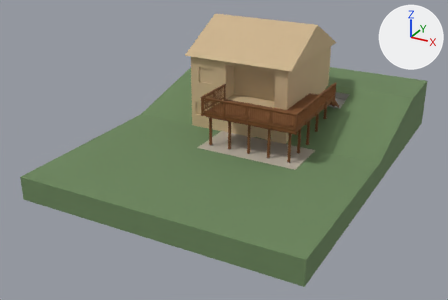
The glTF model bow-street-deck/deck.glb, before and after one commit.
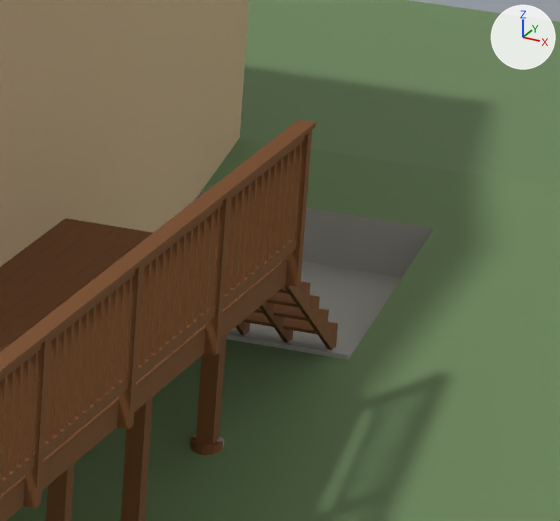
Each version is shown whole from a camera (50 mm lens) standing at (19.46, -35.6, 16.4) and looking at (0.96, -1.98, -0.41), then close up on the part from 67% to 81% of the width and 23% to 42% of the height. Lighting does not change. The marker at upper right points along +X, +Y and +Z. The last two pictures show the newer version. Vertices at exactly the same position are counted once.

The scene before the commit, as lines of its bpy script (objects in view):
```python
me_mesh_0 = bpy.data.meshes.new('Mesh_0')
me_mesh_0.from_pydata(...)  # 2989 vertices, 4762 faces, 4597 loose edges; spans x -7.3..11.0, y -12.2..12.5, z -1.5..7.3
# faces by material slot: [47, 651, 864, 151, 3049]
me_mesh_0.materials.append(mat_yard)  # green #6b865c
me_mesh_0.materials.append(mat_concrete)  # grey #9f9f9a
me_mesh_0.materials.append(mat_patio)  # grey #b9af9f
me_mesh_0.materials.append(mat_house)  # beige #cdb48d
me_mesh_0.materials.append(mat_lumber)  # brown #794b24
ob_bow_street_deck = bpy.data.objects.new('Bow Street deck', me_mesh_0)
ob_bow_street_deck.location = (0.0, 0.0, 0.0)
```
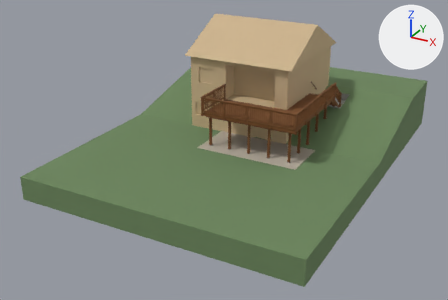
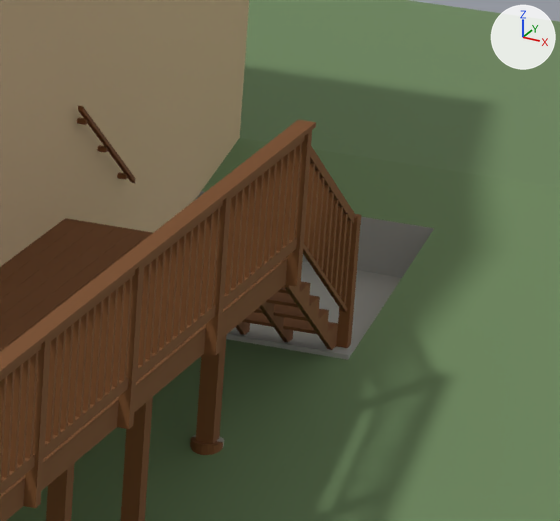
Boxes (x1, y1, x2, y2) around the edits, measured in the close-ups (560 x 521 px):
part 1 of me_mesh_0, added (brown)
    after: (336, 213, 348, 298)
part 2 of me_mesh_0, added (brown)
    after: (304, 163, 315, 249)
part 3 of me_mesh_0, added (brown)
    after: (313, 177, 325, 263)
part 4 of me_mesh_0, added (brown)
    after: (322, 192, 334, 278)
part 5 of me_mesh_0, added (brown)
    after: (331, 206, 343, 291)
part 6 of me_mesh_0, added (brown)
    after: (341, 220, 352, 304)
part 7 of me_mesh_0, added (brown)
    after: (308, 170, 320, 256)
part 8 of me_mesh_0, added (brown)
    after: (317, 185, 329, 271)
part 9 of me_mesh_0, added (brown)
    after: (327, 199, 339, 284)
part 10 of me_mesh_0, built on
    before: (138, 268, 144, 357)
    after: (77, 105, 361, 348)

Edits to the bpy script that builds the scene:
```text
Change me_mesh_0:
    used by ob_bow_street_deck; location = (0.0, 0.0, 0.0)
    remove me_mesh_0.from_pydata(...)  # 2989 vertices, 4762 faces, 4597 loose edges; spans x -7.3..11.0, y -12.2..12.5, z -1.5..7.3
    add me_mesh_0.from_pydata(...)  # 3125 vertices, 4966 faces, 4817 loose edges; spans x -7.3..11.0, y -12.2..12.5, z -1.5..7.3
    me_mesh_0 part 1: a new loose piece, a box spanning x 6.426..6.464, y 5.023..5.061, z 1.777..2.463, in mat_lumber (brown #794b24)
    me_mesh_0 part 2: a new loose piece, a box spanning x 6.426..6.464, y 4.134..4.172, z 2.437..3.123, in mat_lumber (brown #794b24)
    me_mesh_0 part 3: a new loose piece, a box spanning x 6.426..6.464, y 4.388..4.426, z 2.248..2.934, in mat_lumber (brown #794b24)
    me_mesh_0 part 4: a new loose piece, a box spanning x 6.426..6.464, y 4.642..4.68, z 2.06..2.746, in mat_lumber (brown #794b24)
    me_mesh_0 part 5: a new loose piece, a box spanning x 6.426..6.464, y 4.896..4.934, z 1.872..2.557, in mat_lumber (brown #794b24)
    me_mesh_0 part 6: a new loose piece, a box spanning x 6.426..6.464, y 5.15..5.188, z 1.683..2.369, in mat_lumber (brown #794b24)
    me_mesh_0 part 7: a new loose piece, a box spanning x 6.426..6.464, y 4.261..4.299, z 2.343..3.028, in mat_lumber (brown #794b24)
    me_mesh_0 part 8: a new loose piece, a box spanning x 6.426..6.464, y 4.515..4.553, z 2.154..2.84, in mat_lumber (brown #794b24)
    me_mesh_0 part 9: a new loose piece, a box spanning x 6.426..6.464, y 4.769..4.807, z 1.966..2.652, in mat_lumber (brown #794b24)
    me_mesh_0 part 10: 2 vertices moved within x 6.4..6.5, y 0.5, z 3.4; 56 vertices added at x 4.6..6.5, y 3.9..5.3, z 1.3..3.4
    other edits to the shape of me_mesh_0 do not show in these pictures
```
